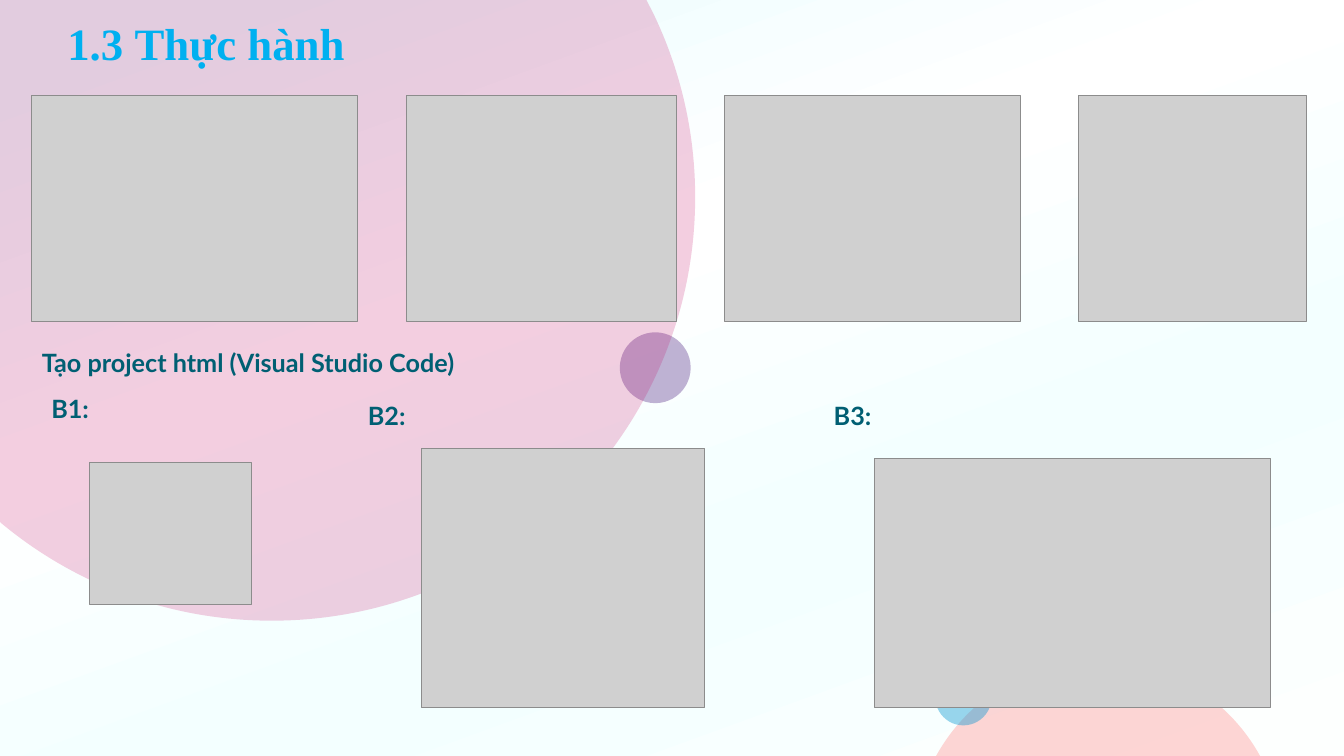
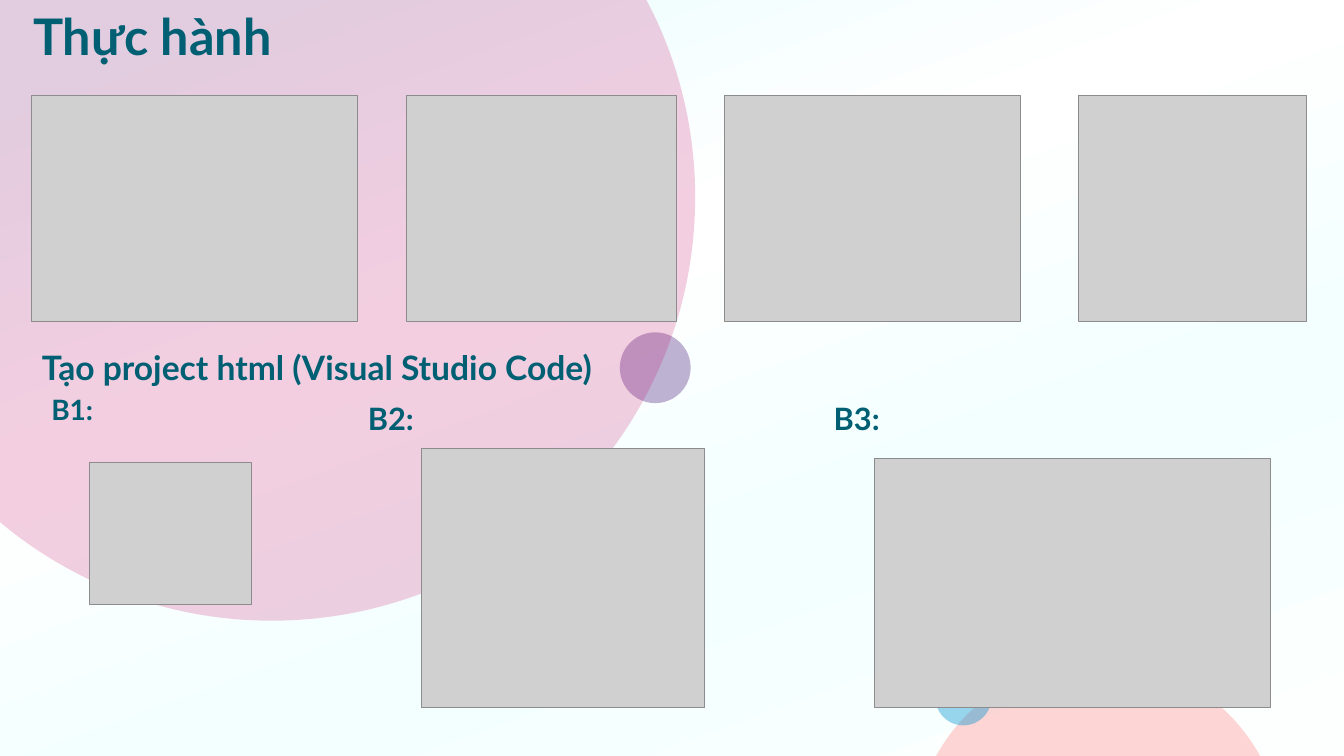
Before and after one commit to f12fullstack/NHOM19-CNWEB, a slide deck: slide 8 of NHOM19-CNWEB/NHÓM 19-HTMLCSSJS.pptx. Drawn at 1344x756 pixels with LibreOffice and Linux fonts; fonts in the diff are those of the drawing; grey boxes stand for pictures. Boxes give left, top, right and bottom in pixels: in the first picture for what was removed or moved away, otherwise in the second. Text is boxed around its words. In the diff, an @@ line names an element or a change of style, - is before the commit and + after.

```diff
--- a/NHOM19-CNWEB/NHÓM 19-HTMLCSSJS.pptx
+++ b/NHOM19-CNWEB/NHÓM 19-HTMLCSSJS.pptx
@@ text at (33,17,272,64): text changed; size 32 to 36 pt; font Times New Roman to Lato; text colour #00B0F0 to #005F73 @@
-1.3 Thực hành
+Thực hành
@@ title "Tạo project html (Visual Studio ..." at (42,354,592,386): size 18 to 24 pt @@
@@ text "B1:" at (51,399,93,420): size 18 to 20 pt @@
@@ text "B2:" at (368,407,414,430): size 18 to 22 pt @@
@@ text "B3:" at (834,407,880,431): size 18 to 22 pt @@
```
Also in this commit, not shown: 16 other slides changed, 5 slides added, 6 other files.
